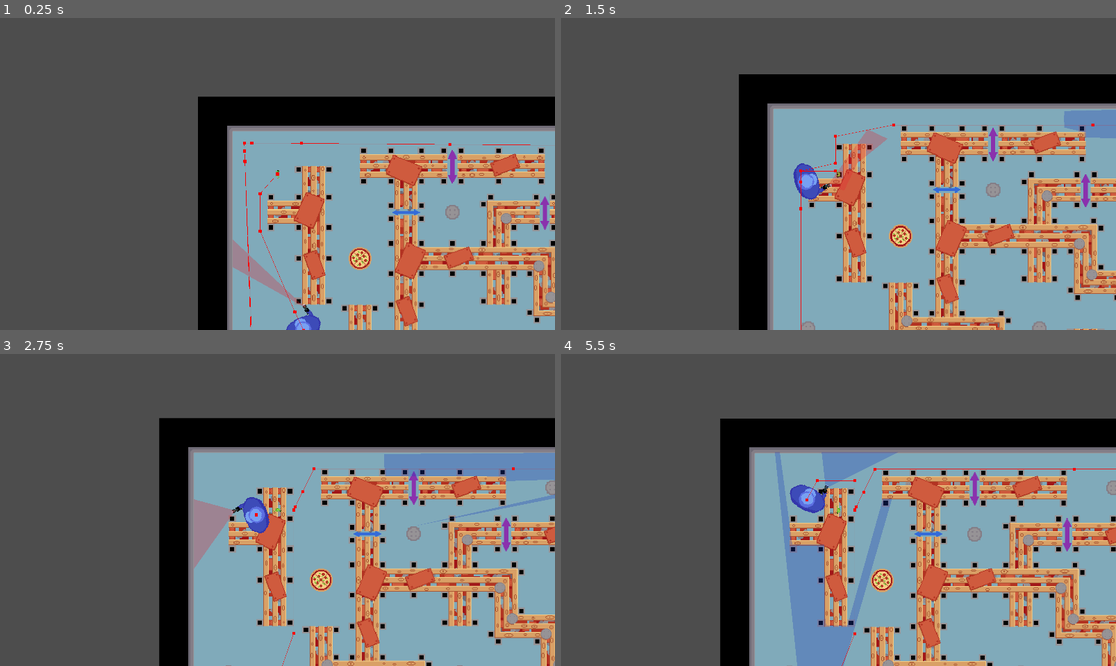
Above: before the commit, frames 1-4 (two rows, left to right).
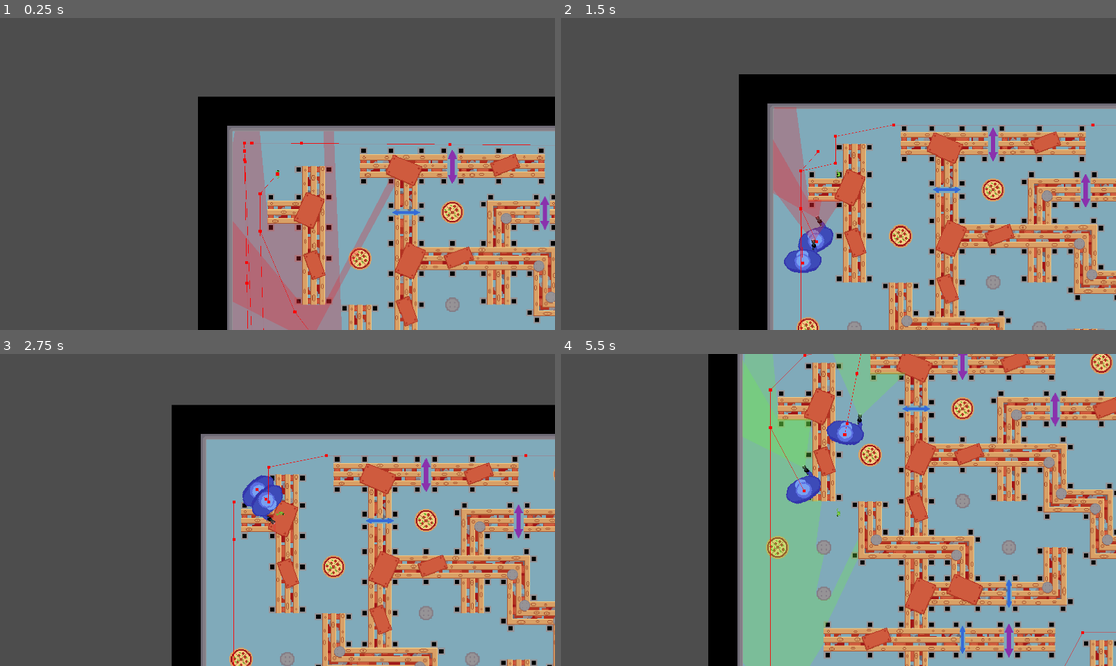
Above: after the commit, the same moments.

Repository: nvbeusekom/GMTK2024
Game: Godot game, scene res://Scenes/main.tscn
The game is run twice, just before and just after one commit, with the same random seed, the same clock (stepped at 60 frames per second) and the same inputs. The engine's default icon, where the game draws it, is replaced by a stand-in: a white triangle on a blue panel in a dark square.
Inputs:
- Up to frame 1 (0.25 s): no input
- Up to frame 2 (1.5 s): tap Enter (emit_sound) at 0.5, 0.6, 1.35 s; hold Right (move_right) 0.53-1.28 s; hold S (move_down) from 1.28 s (still down)
- Up to frame 3 (2.75 s): release S (move_down) at 2.03 s; hold Right (move_right) from 2.03 s (still down); tap Enter (emit_sound) at 2.1 s
- Up to frame 4 (5.5 s): release Right (move_right) at 2.78 s; hold W (move_up) 2.78-3.53 s; tap Enter (emit_sound) every 0.75 s from 2.85 to 5.1 s; hold A (move_left) 3.53-5.03 s; hold S (move_down) from 5.03 s (still down)

The runs differ from the first frame. In frame 1, 8.4% of the frame differs, in the area x 41-84%, y 36-100%; in frame 2, 4.9%; in frame 3, 35%; in frame 4, 59%, in the area x 26-100%, y 0-100%.

Commit message:
meer art

Diff:
--- a/Player.gd
+++ b/Player.gd
@@ -5,6 +5,7 @@
 var threshold1 = 2
 var threshold2 = 5
 var threshold3 = 10
+var threshold4 = 15
 var paused = false
 # Called when the node enters the scene tree for the first time.
 func _ready():
@@ -44,7 +45,9 @@
 		velocity = velocity.normalized() * SPEED
 		look_at(global_position + velocity)
 		rotation = rotation + deg_to_rad(90)
-		if score >= threshold3:
+		if score >= threshold4:
+			$AnimatedSprite2D.animation = "Walk4"
+		elif score >= threshold3:
 			$AnimatedSprite2D.animation = "Walk3"
 		elif score >= threshold2:
 			$AnimatedSprite2D.animation = "Walk2"
@@ -54,7 +57,9 @@
 			$AnimatedSprite2D.animation = "Walk0"
 	else:
 		$AudioStreamPlayer2D.stop()
-		if score >= threshold3:
+		if score >= threshold4:
+			$AnimatedSprite2D.animation = "Idle4"
+		elif score >= threshold3:
 			$AnimatedSprite2D.animation = "Idle3"
 		elif score >= threshold2:
 			$AnimatedSprite2D.animation = "Idle2"
@@ -69,7 +74,11 @@
 
 func _on_food_touch(amount):
 	score += amount
-	if score >= threshold3:
+	if score >= threshold4:
+		SPEED = 90
+		$CollisionShape2D.scale = Vector2(9,9)
+		get_tree().get_nodes_in_group("camera")[0].set_zoom(Vector2(1.6,1.6))
+	elif score >= threshold3:
 		SPEED = 110
 		$CollisionShape2D.scale = Vector2(5,5)
 		get_tree().get_nodes_in_group("camera")[0].set_zoom(Vector2(1.8,1.8))
--- a/Scenes/level_gen.gd
+++ b/Scenes/level_gen.gd
@@ -9,7 +9,7 @@
 @onready var navigation_region = $NavigationRegion2D
 
 var numberOfSeekers = 6
-var numberOfFood = 12
+var numberOfFood = 30
 var numberOfCans = 50
 var food = load("res://Scenes/food.tscn")
 var seeker = load("res://Scenes/seeker.tscn")
--- a/Scenes/player.tscn
+++ b/Scenes/player.tscn
@@ -6,10 +6,12 @@
 [ext_resource type="Texture2D" uid="uid://ch2jma6gc5c10" path="res://Assets/Art/Playersecondsize1.png" id="3_dcwev"]
 [ext_resource type="Texture2D" uid="uid://dl54s40hekdqv" path="res://Assets/Art/Playerthirdsize1.png" id="4_caqbi"]
 [ext_resource type="Texture2D" uid="uid://v7bk5kaehnn7" path="res://Assets/Art/Playerfourthsize1.png" id="5_rd866"]
+[ext_resource type="Texture2D" uid="uid://dkotyvklud26j" path="res://Assets/Art/Playerfifthsize1.png" id="6_2x44i"]
 [ext_resource type="Texture2D" uid="uid://cgbiaeoawung8" path="res://Assets/Art/Playersecondsize2.png" id="7_coffj"]
 [ext_resource type="Texture2D" uid="uid://cjno7lqjqf6it" path="res://Assets/Art/Playerthirdsize2.png" id="8_43xs4"]
 [ext_resource type="Texture2D" uid="uid://c24ib0p8cjsco" path="res://Assets/Art/Playerfourthsize2.png" id="9_ua8mn"]
 [ext_resource type="AudioStream" uid="uid://dqn5ab08iah1x" path="res://Assets/Sound&Music/walking2.wav" id="10_2kmkh"]
+[ext_resource type="Texture2D" uid="uid://6f3lsowlgbnf" path="res://Assets/Art/Playerfifthsize2.png" id="11_1pyto"]
 [ext_resource type="AudioStream" uid="uid://b8nb5qfkqje8o" path="res://Assets/Sound&Music/notdetected.wav" id="11_q4bvd"]
 [ext_resource type="AudioStream" uid="uid://df2ponuv6s7et" path="res://Assets/Sound&Music/caught.wav" id="12_wveai"]
 
@@ -49,6 +51,14 @@
 }],
 "loop": true,
 "name": &"Idle3",
+"speed": 5.0
+}, {
+"frames": [{
+"duration": 1.0,
+"texture": ExtResource("6_2x44i")
+}],
+"loop": true,
+"name": &"Idle4",
 "speed": 5.0
 }, {
 "frames": [{
@@ -94,6 +104,17 @@
 "loop": true,
 "name": &"Walk3",
 "speed": 10.0
+}, {
+"frames": [{
+"duration": 1.0,
+"texture": ExtResource("6_2x44i")
+}, {
+"duration": 1.0,
+"texture": ExtResource("11_1pyto")
+}],
+"loop": true,
+"name": &"Walk4",
+"speed": 10.0
 }]
 
 [node name="Player" type="Node2D"]
@@ -106,7 +127,8 @@
 
 [node name="AnimatedSprite2D" type="AnimatedSprite2D" parent="CharacterBody2D"]
 sprite_frames = SubResource("SpriteFrames_fls2j")
-animation = &"Walk3"
+animation = &"Walk4"
+frame_progress = 0.607358
 
 [node name="AudioListener2D" type="AudioListener2D" parent="CharacterBody2D"]
 current = true
--- a/Scripts/Seeker.gd
+++ b/Scripts/Seeker.gd
@@ -43,6 +43,8 @@
 	if soundHeard and (global_position - targetPos).length() < 10 and $soundWait.time_left == 0:
 		$soundWait.start()
 
+	if get_tree().get_nodes_in_group("player")[0].score >= get_tree().get_nodes_in_group("player")[0].threshold4:
+		targetPos = global_position + (global_position - get_tree().get_nodes_in_group("player")[0].global_position)
 	$NavigationAgent2D.set_target_position(targetPos)
 	if !$NavigationAgent2D.is_target_reachable() and $unreachableWait.time_left == 0:
 		$unreachableWait.start()
Binary file added: Assets/Art/Playerfifthsize.ase
Binary file added: Assets/Art/Playerfifthsize1.png
Not shown, added: Assets/Art/Playerfifthsize1.png.import
Binary file added: Assets/Art/Playerfifthsize2.png
Not shown, added: Assets/Art/Playerfifthsize2.png.import
Binary file changed: Assets/Art/tileset.png
Not shown: 1 places in Scenes/player.tscn that only renumber resources
